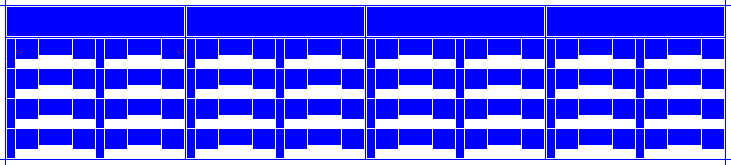
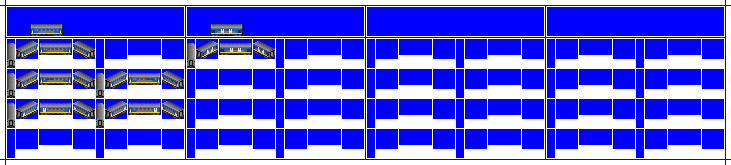
The second 731 x 165 image is a revision of the first. Changes to its layers:
hid "Lights" over box(7, 50, 184, 62)
added layer "Liv5" above "Liv4" over box(7, 24, 275, 128)
